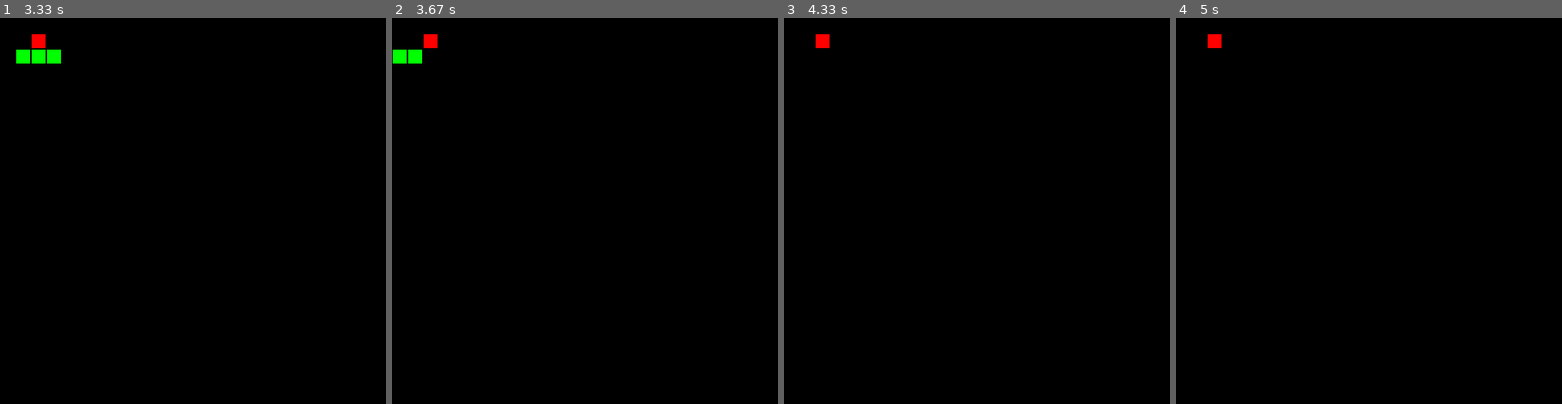
Above: before the commit, frames 1-4 (left to right).
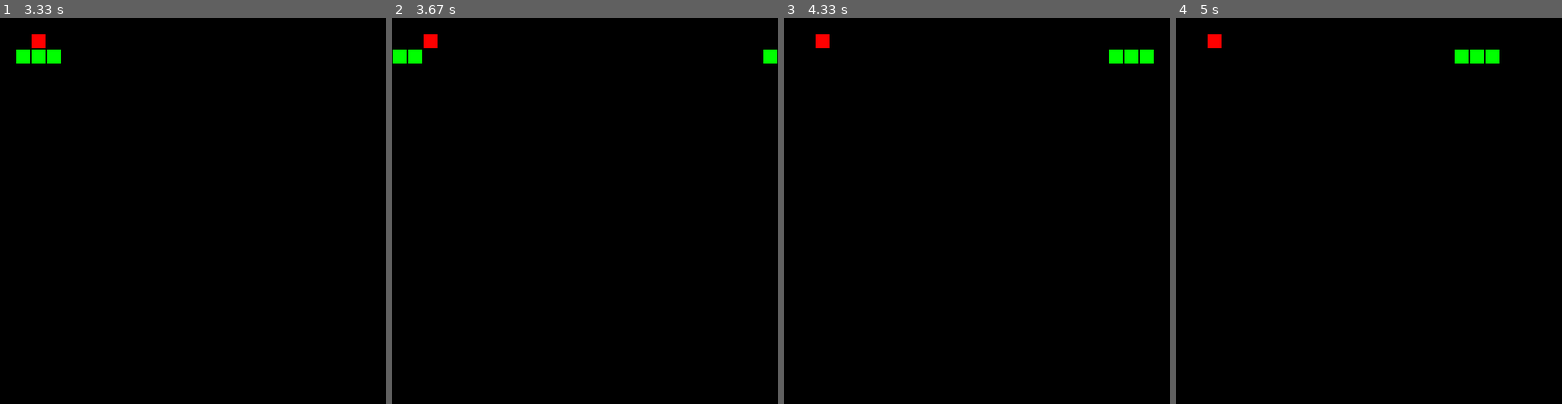
Above: after the commit, the same moments.

Repository: Vladislav2397/PyGamer
Game: pygame game, started from main.py
The game is run twice, just before and just after one commit, with the same random seed, the same clock (stepped at 60 frames per second) and the same inputs.
Inputs:
- Up to frame 1 (3.33 s): tap Enter at 0.33 s; hold Up 0.67-1.13 s; hold Left 1.67-2.2 s; hold Down 2.23-2.53 s; hold Left 2.57-2.97 s
- Up to frame 2 (3.67 s): no input
- Up to frame 3 (4.33 s): no input
- Up to frame 4 (5 s): no input

Frame 1 is identical in both runs. In frame 2, 0.1% of the frame differs, in the area x 96-100%, y 8-12%; in frame 3, 0.4%, in the area x 84-96%, y 8-12%; in frame 4, 0.4%.

Commit message:
Create loop window

Diff:
--- a/common/config.py
+++ b/common/config.py
@@ -8,7 +8,7 @@
 )
 
 FPS = 30
-TIMEOUT = 1.2
+TIMEOUT = 0.2
 
 
 class MoveDirection(Enum):
--- a/pySnake/snake.py
+++ b/pySnake/snake.py
@@ -7,7 +7,7 @@
 from common.config import (
     BLOCK_SIZE,
     LEFT, RIGHT, UP, DOWN,
-    MoveDirection
+    WINDOW_SIZE, MoveDirection
 )
 from common.position import Position
 from common.other import BaseColor
@@ -26,12 +26,17 @@
         self,
         pos: list = None,
         color: Color = BaseColor.GREEN,
+        window_size: tuple = WINDOW_SIZE,
         vector: str = RIGHT,
         *sprites
     ) -> None:
         """ Initialize snake """
 
         self._pos = Position(*pos or (BLOCK_SIZE * 5, BLOCK_SIZE * 4))
+        if window_size:
+            self.window = Window(*window_size)
+        else:
+            self.window = Window(100, 100)
         self._color = color
         self.vector = vector
         self._step = BLOCK_SIZE
@@ -115,15 +120,15 @@
     def _loop_in_frame(self):
         """ Check snake pos in frame and edit them """
 
-        # if self._pos.x < 0:
-        #     self._pos.x = self.window.width - self._step
-        # elif self._pos.x >= self.window.width:
-        #     self._pos.x = 0
+        if self._pos.x < 0:
+            self._pos.x = self.window.width - self._step
+        elif self._pos.x >= self.window.width:
+            self._pos.x = 0
 
-        # if self._pos.y < 0:
-        #     self._pos.y = self.window.height - self._step
-        # elif self._pos.y >= self.window.height:
-        #     self._pos.y = 0
+        if self._pos.y < 0:
+            self._pos.y = self.window.height - self._step
+        elif self._pos.y >= self.window.height:
+            self._pos.y = 0
 
     def move(self) -> None:
         """ Move snake by vector on one grid item """
